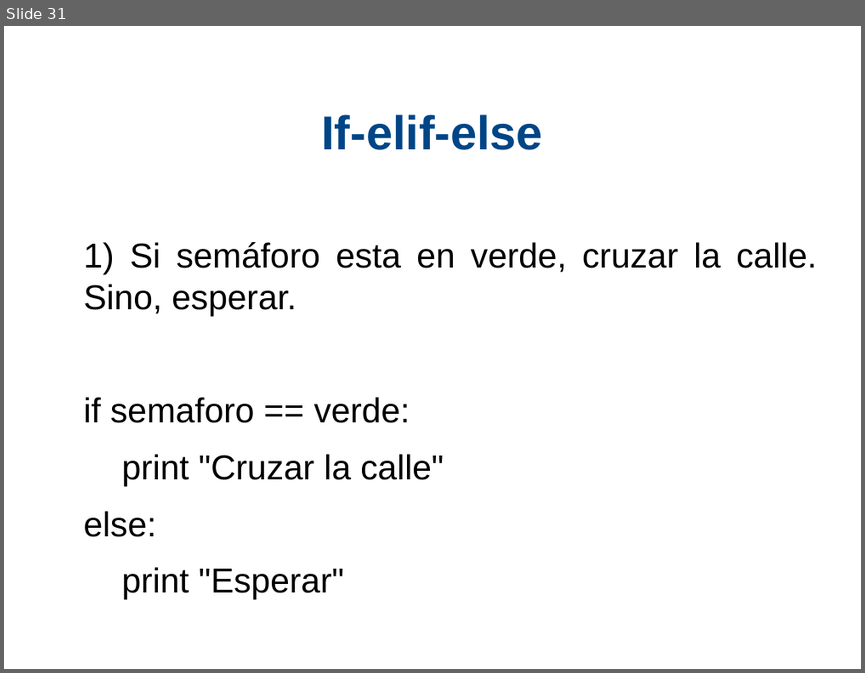
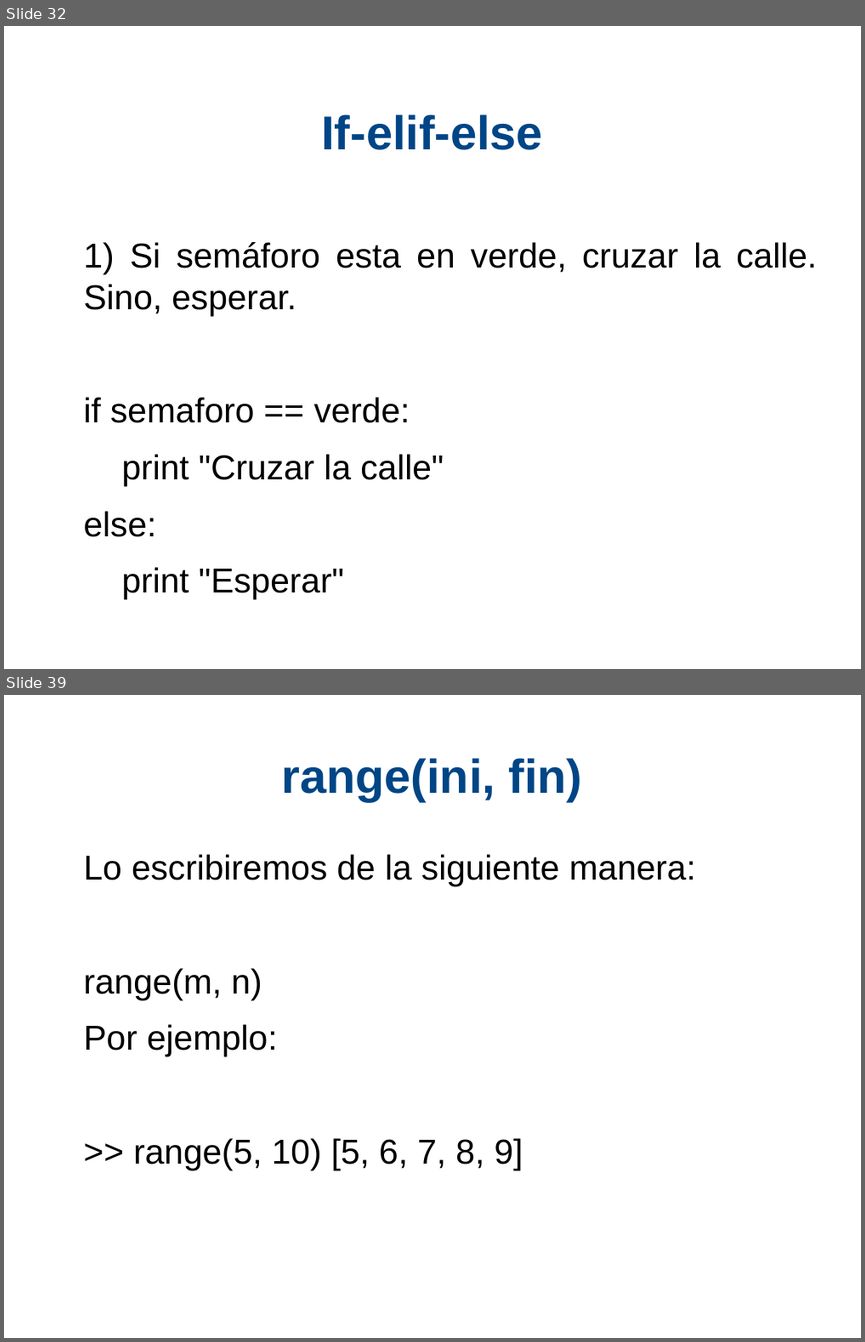
Before and after one commit to xDavidPM/Taller-Python, a slide deck: Python diapositiva.odp. Shown one above the other, each under a label of ours: slide 31 before the commit, slides 32 and 39 after it; the slides between them are not shown. The pictures are 865x673 and 865x1342 pixels, drawn with LibreOffice and Linux fonts; fonts in the diff are those of the drawing; background and template pictures are left out. Boxes give left, top, right and bottom in pixels: in the first picture for what was removed or moved away, otherwise in the second. Text is boxed around its words. In the diff, an @@ line names an element or a change of style, - is before the commit and + after.

```diff
--- a/Python diapositiva.odp
+++ b/Python diapositiva.odp
@@ slide 39 added at [4,695,861,1338], background #FFFFFF @@
@@ title added at [282,758,582,801], 44 pt, text #004586, bold @@
+range(ini, fin)
@@ text added at [84,854,696,1170], 32 pt, text #000000 @@
+Lo escribiremos de la siguiente manera:
+range(m, n)
+Por ejemplo:
+>> range(5, 10) [5, 6, 7, 8, 9]
@@ what was slide 31 is now slide 32 @@
```
Also in this commit, not shown: 3 slides changed, 10 other slides added, 3 other files.
